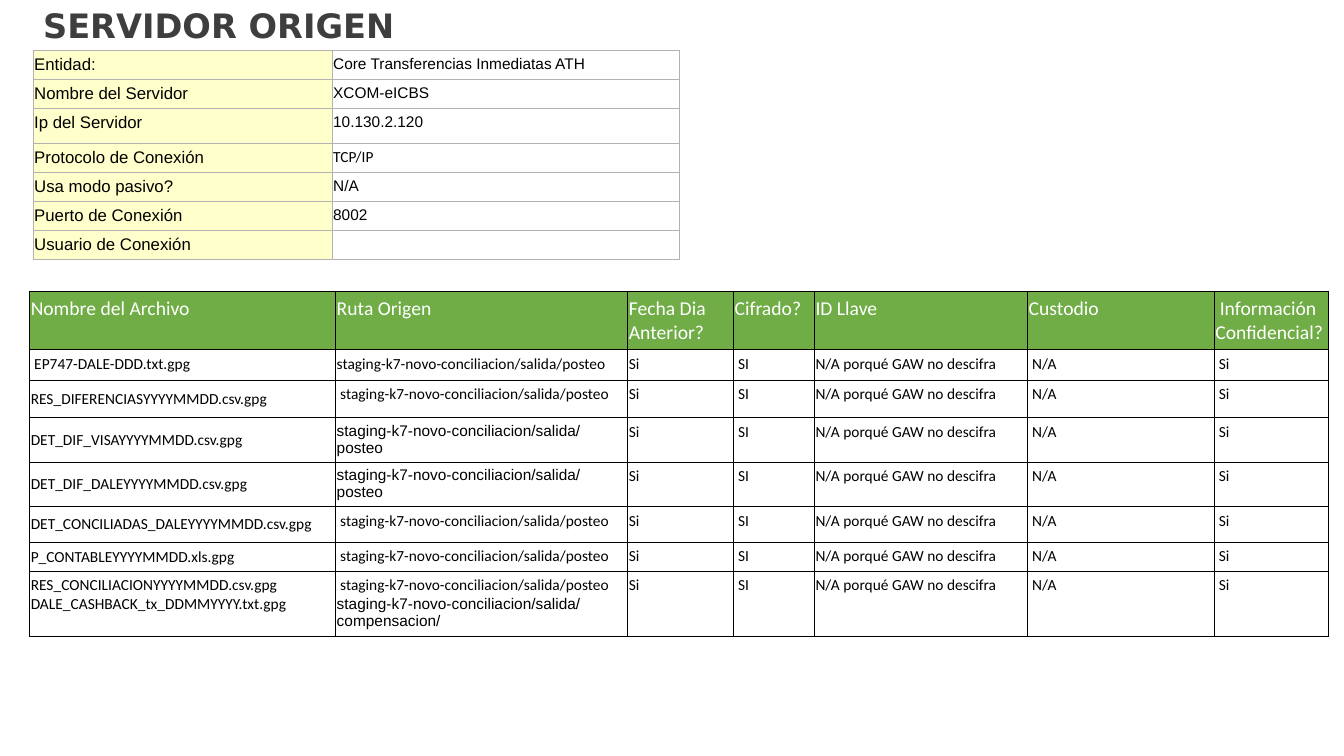
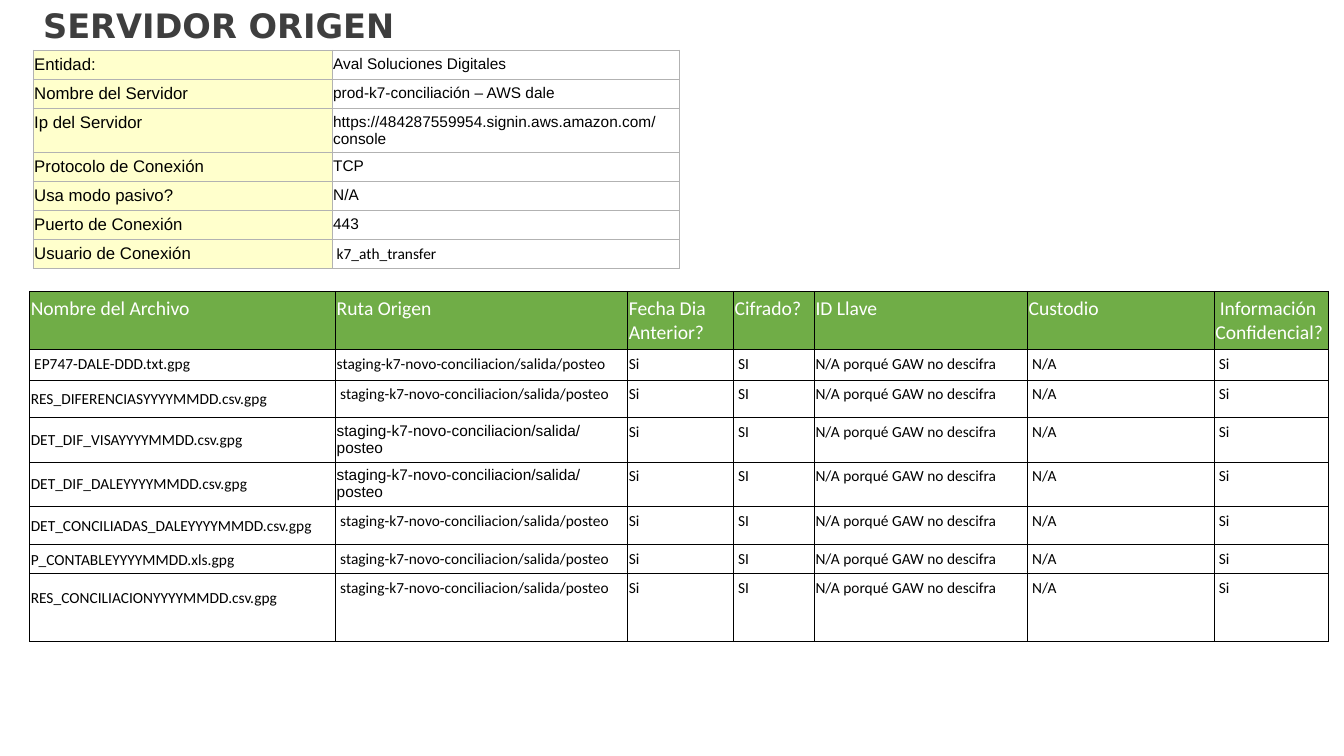
Before and after one commit to keos2017/Flujos-GAW-AWS, a slide deck: slide 7 of RQ35314/Entrega RQ35314_transferenciaArchivos.pptx. Drawn at 1344x756 pixels with LibreOffice and Linux fonts; fonts in the diff are those of the drawing; background and template pictures are left out. Boxes give left, top, right and bottom in pixels: in the first picture for what was removed or moved away, otherwise in the second. Text is boxed around its words. In the diff, an @@ line names an element or a change of style, - is before the commit and + after.

Commit message:
Control de cambio sobre flujo dale cashback, se retira del RQ35314 y se ajusta presentacion powerpoint al igual que el documento

```diff
--- a/RQ35314/Entrega RQ35314_transferenciaArchivos.pptx
+++ b/RQ35314/Entrega RQ35314_transferenciaArchivos.pptx
@@ table at (33,50,680,279) @@
-row 1, column 2: Core Transferencias Inmediatas ATH
+row 1, column 2: Aval Soluciones Digitales
-row 2, column 2: XCOM-eICBS
+row 2, column 2: prod-k7-conciliación – AWS dale
-row 3, column 2: 10.130.2.120
+row 3, column 2: https://484287559954.signin.aws.amazon.com/console
-row 4, column 2: TCP/IP
+row 4, column 2: TCP
-row 6, column 2: 8002
+row 6, column 2: 443
-row 7, column 2: 
+row 7, column 2: k7_ath_transfer
@@ table at (29,291,1328,626) @@
-row 8, column 1: RES_CONCILIACIONYYYYMMDD.csv.gpg / DALE_CASHBACK_tx_DDMMYYYY.txt.gpg
+row 8, column 1: RES_CONCILIACIONYYYYMMDD.csv.gpg
-row 8, column 2: staging-k7-novo-conciliacion/salida/posteo / staging-k7-novo-conciliacion/salida/compensacion/
+row 8, column 2: staging-k7-novo-conciliacion/salida/posteo
```
Also in this commit, not shown: 6 other slides changed, 1 slide added, 1 slide removed, 6 other files.
